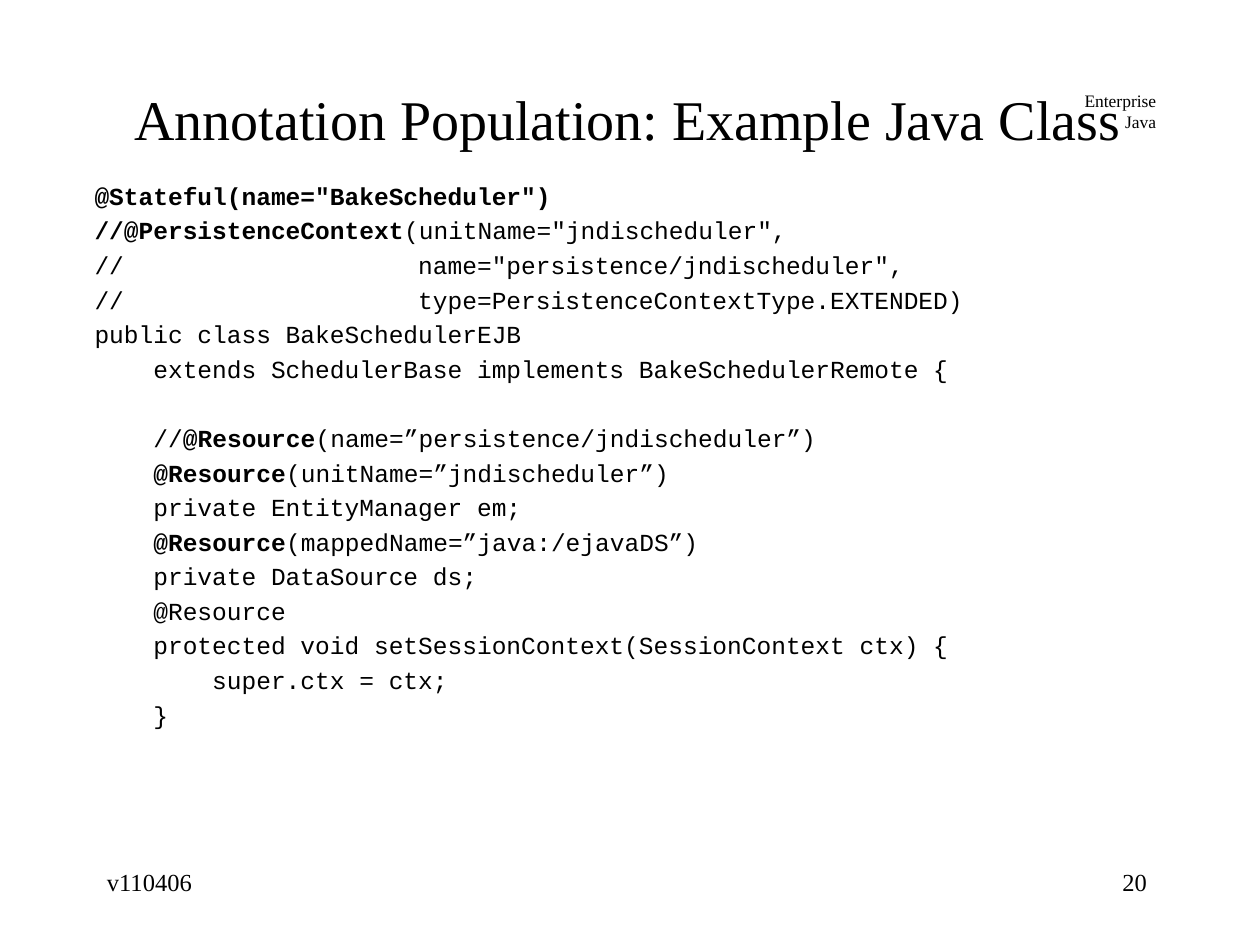
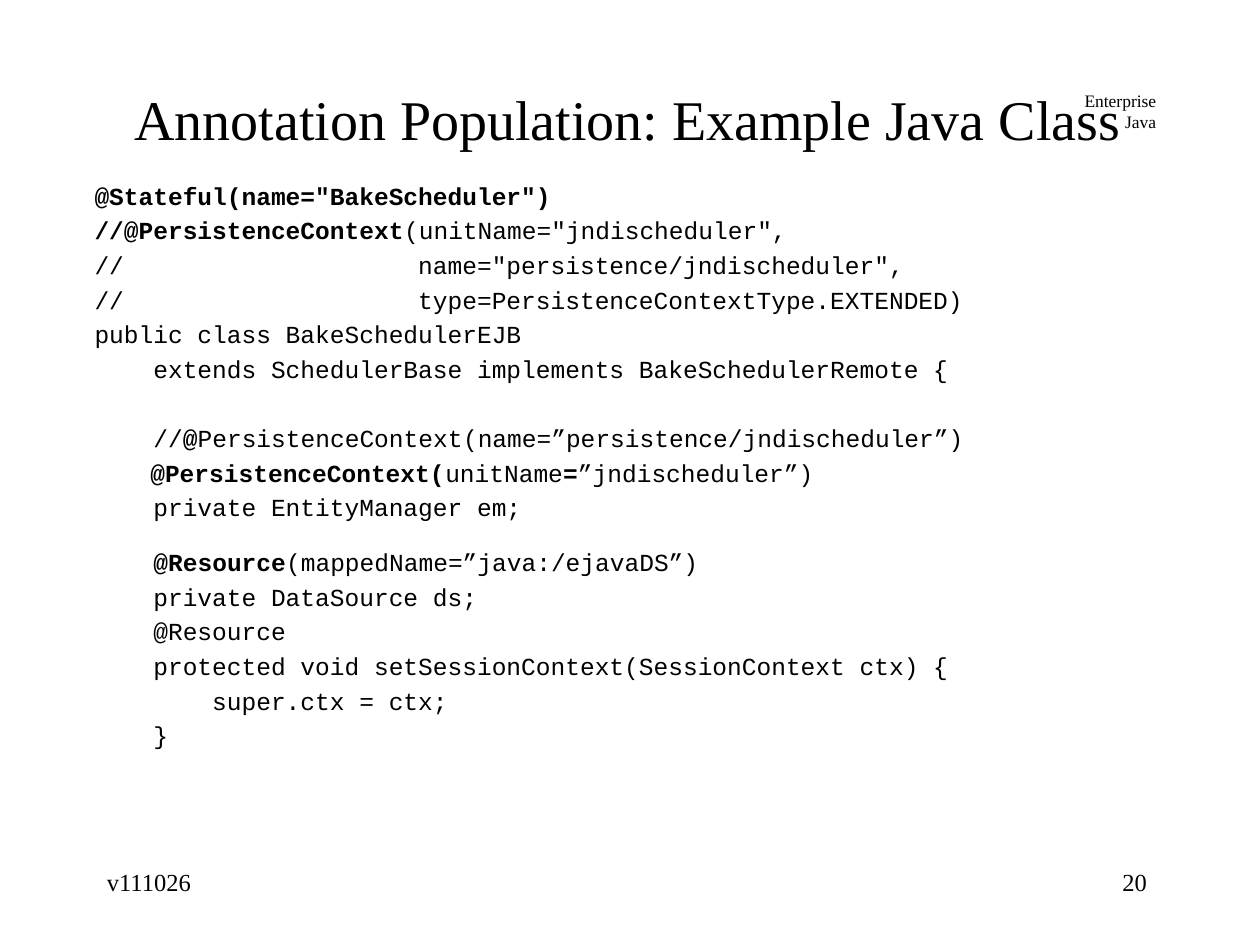
Before and after one commit to jcstaff/ejava-javaee, a slide deck: slide 20 of jndiDemo/src/site/resources/lectures/jndiENC.ppt. Drawn at 1260x945 pixels with LibreOffice and Linux fonts; fonts in the diff are those of the drawing. Boxes give left, top, right and bottom in pixels: in the first picture for what was removed or moved away, otherwise in the second. Text is boxed around its words. In the diff, an @@ line names an element or a change of style, - is before the commit and + after.

Commit message:
fixed a @PersistenceContext injection

```diff
--- a/jndiDemo/src/site/resources/lectures/jndiENC.ppt
+++ b/jndiDemo/src/site/resources/lectures/jndiENC.ppt
@@ text at box(150, 429, 963, 487): text changed @@
-//@Resource(name=”persistence/jndischeduler”)
-@Resource(unitName=”jndischeduler”)
+//@PersistenceContext(name=”persistence/jndischeduler”)
+@PersistenceContext(unitName=”jndischeduler”)
@@ text at box(107, 874, 191, 892): text changed @@
-v110406
+v111026
```
